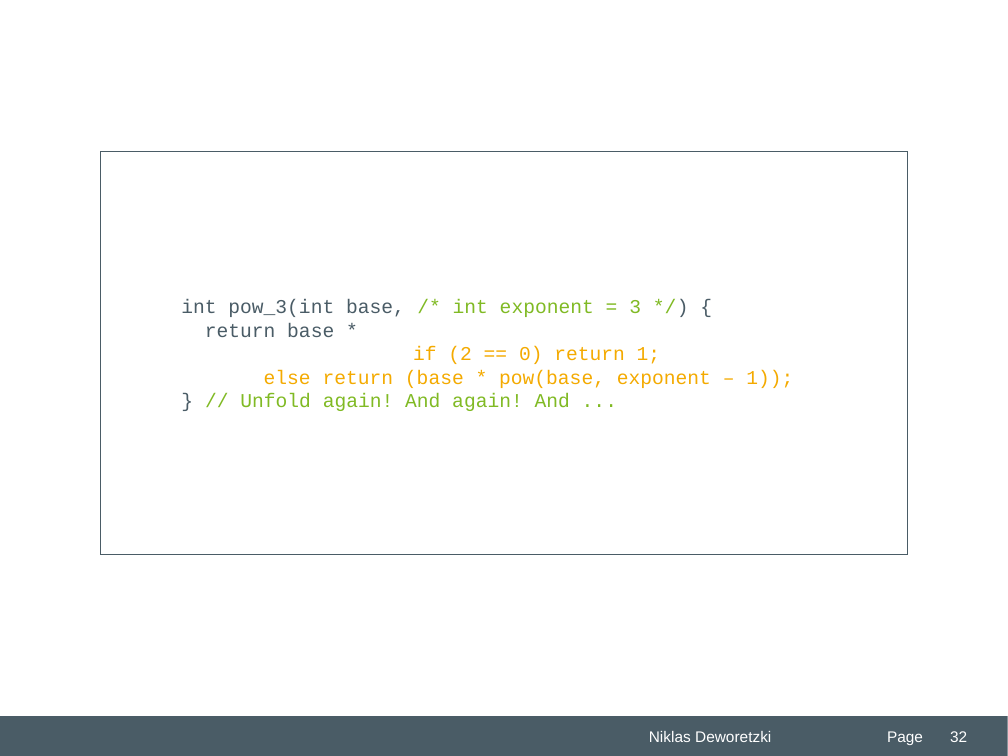
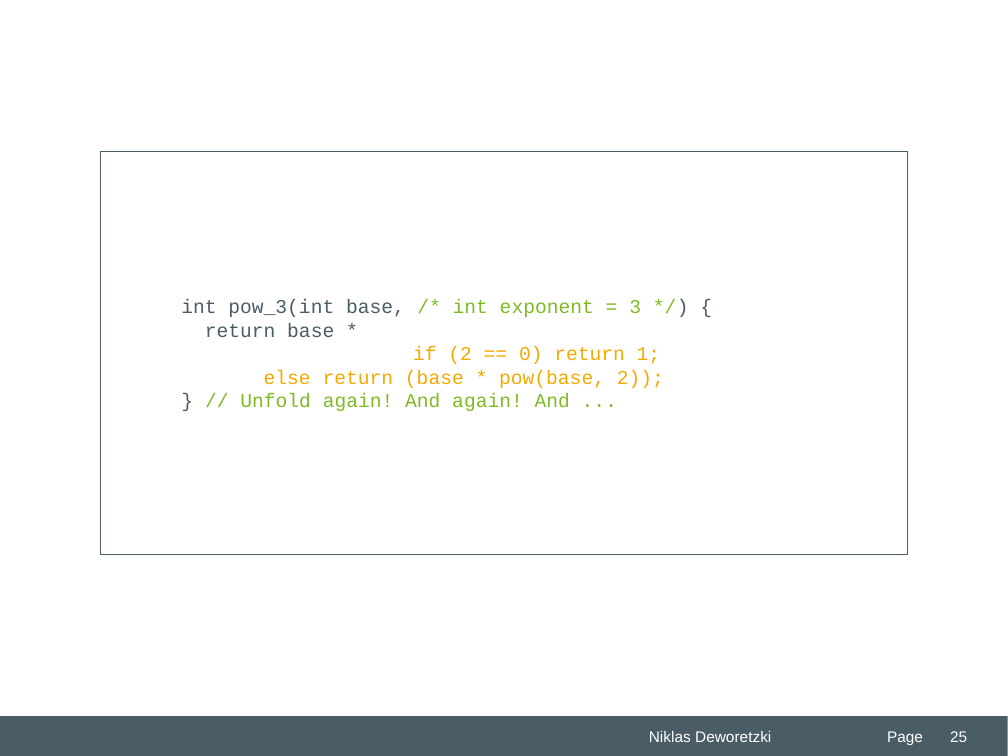
Before and after one commit to Niklas-Deworetzki/thm-masterseminar, a slide deck: slide 25 of paper/presentation/THM-Praesentation-FB06-MNI.odp (slide 32 before the commit). Drawn at 1008x756 pixels with LibreOffice and Linux fonts; fonts in the diff are those of the drawing; background and template pictures are left out. Boxes give left, top, right and bottom in pixels: in the first picture for what was removed or moved away, otherwise in the second. Text is boxed around its words. In the diff, an @@ line names an element or a change of style, - is before the commit and + after.

```diff
--- a/paper/presentation/THM-Praesentation-FB06-MNI.odp
+++ b/paper/presentation/THM-Praesentation-FB06-MNI.odp
@@ text in rectangle at [264,370,664,388]: text changed @@
-else return (base * pow(base, exponent – 1));
+else return (base * pow(base, 2));
@@ page number at [950,731,967,742]: text changed @@
-32
+25
```
Also in this commit, not shown: 9 other slides changed, 7 slides removed, 7 other files.
